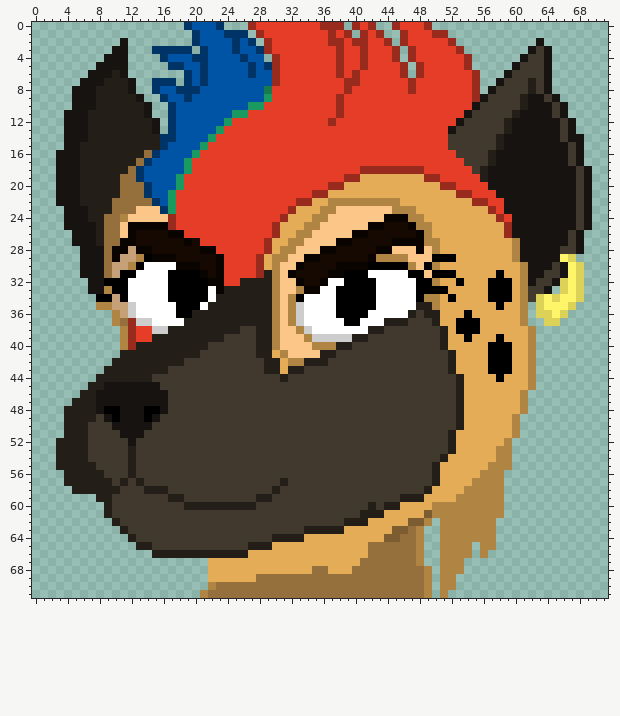
File history of a sprite sheet, sprites/spr_nat_faces/531d35eb-730a-4ca3-bacc-f66650528c78.png. The first picture shows the starting point.
The file is 72x72 pixels.
Once edited:
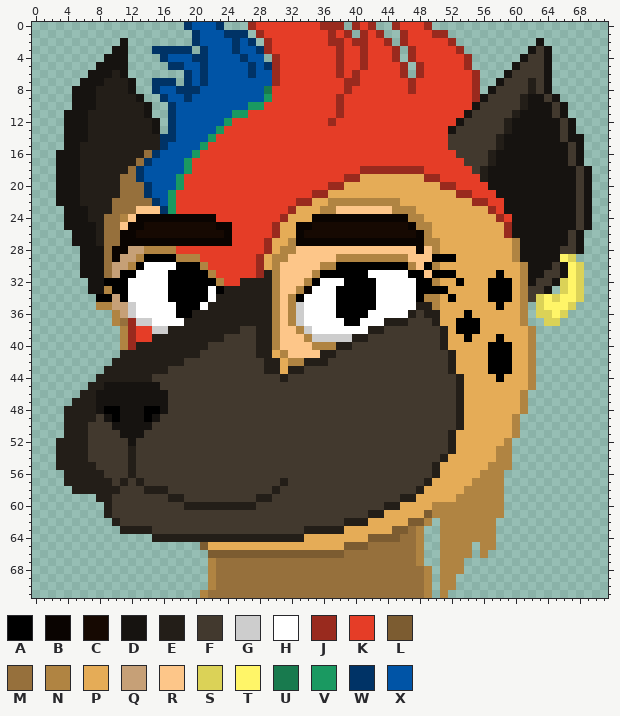
Palette (. is transparent): A #000000  B #0a0401  C #160902  D #161310  E #231e18  F #42392e  G #cdcdcd  H #ffffff  J #992a1e  K #e53d27  L #7c5c31  M #96703c  N #b08442  P #e5ac57  Q #c6a077  R #fdc689  S #dbd257  T #fff568  U #187a4e  V #1a9961  W #003366  X #0054a6
From old to new:
Colour B gives way to colour A in row 29 at x 15 to 17; in row 30 at x 18 to 20 and 38 to 41; in row 31 at x 21 and 37 to 38; in row 32 at x 22; in row 33 at x 23.
Colour C gives way to colour A in row 31 at x 36; in row 32 at x 35.
Colour C gives way to colour B in row 27 at x 13 to 18, 20 and 40 to 44.
Colour J gives way to colour B in row 24 at x 17.
Colour K gives way to colour B in row 24 at x 18 to 22; in row 25 at x 23 to 24; in row 26 at x 24; in row 27 at x 21 to 24.
Colour N gives way to colour B in row 24 at x 35 to 36; in row 25 at x 34; in rows 26 to 27 at x 33.
Colour P gives way to colour B in row 25 at x 33.
Colour R gives way to colour B in row 24 at x 13 to 16 and 37 to 43; in row 26 at x 11; in row 27 at x 34 to 37.
Colour B gives way to colour C in row 25 at x 14 to 16 and 42 to 43; in row 26 at x 17 to 18 and 40 to 41.
Colour J gives way to colour C in row 25 at x 17.
Colour K gives way to colour C in row 25 at x 18 to 22; in row 26 at x 19 to 23.
Colour N gives way to colour C in row 25 at x 35; in row 26 at x 34.
Colour R gives way to colour C in row 25 at x 36 to 41; in row 26 at x 35 to 39.
Colour F gives way to colour E in row 57 at x 49; in row 58 at x 48; in row 63 at x 12 to 14; in row 64 at x 15 to 29.
Colour E gives way to colour F in row 60 at x 42; in row 61 at x 41.
Colour B gives way to colour H in row 32 at x 36; in row 33 at x 35.
Colour B gives way to colour K in row 28 at x 21 to 22; in rows 29 to 31 at x 23.
Colour C gives way to colour K in row 28 at x 18 to 20; in row 29 at x 21 to 22; in row 30 at x 22.
Colour E gives way to colour L in row 66 at x 22 to 26.
Colour F gives way to colour L in row 65 at x 21.
Colour P gives way to colour L in row 64 at x 42 to 43; in row 65 at x 39 to 41; in row 66 at x 27 to 38.
Colour P gives way to colour M in row 66 at x 39 to 41; in row 67 at x 23 to 40; in row 68 at x 23 to 34 and 37 to 39; in row 69 at x 23 to 27.
Colour B gives way to colour N in row 28 at x 14; in row 29 at x 42; in row 32 at x 23.
Colour C gives way to colour N in row 28 at x 15 to 17; in row 29 at x 18 to 20 and 38 to 41; in row 30 at x 21 and 36 to 37; in row 31 at x 22 and 35; in row 32 at x 34.
Colour P gives way to colour N in rows 67 to 69 at x 22.
Colour E gives way to colour P in row 57 at x 50; in row 58 at x 49; in row 59 at x 48; in row 65 at x 27 to 29.
Colour F gives way to colour P in row 65 at x 22 to 26.
Colour B gives way to colour Q in row 28 at x 13.
Colour B gives way to colour R in row 28 at x 36 to 37 and 43 to 44; in row 29 at x 34 to 35; in row 30 at x 33; in row 31 at x 32; in row 32 at x 33.
Colour C gives way to colour R in row 28 at x 38 to 42; in row 29 at x 36 to 37; in row 30 at x 34 to 35; in row 31 at x 33 to 34.
The author cleared colour E in row 64 at x 12; in row 65 at x 13 to 14; in row 66 at x 15 to 21.
The author cleared colour F in row 64 at x 13 to 14; in row 65 at x 15 to 20.
